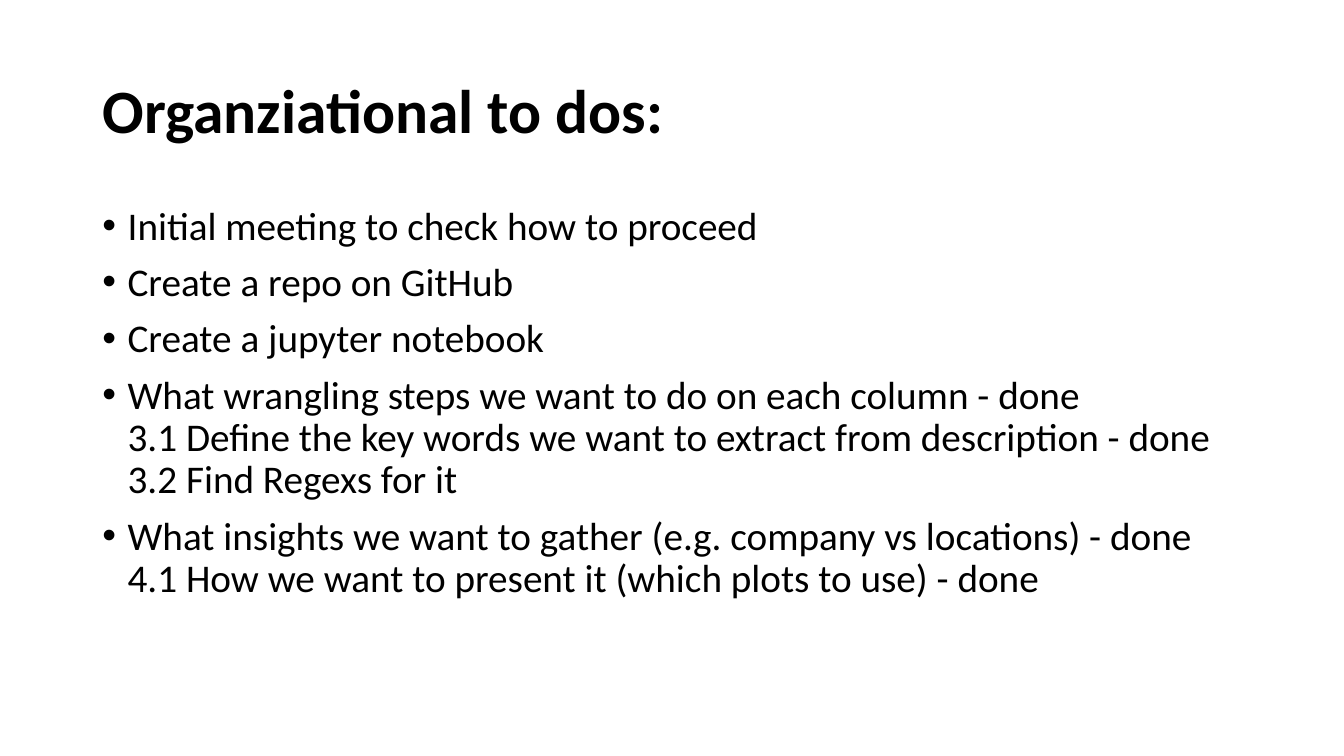
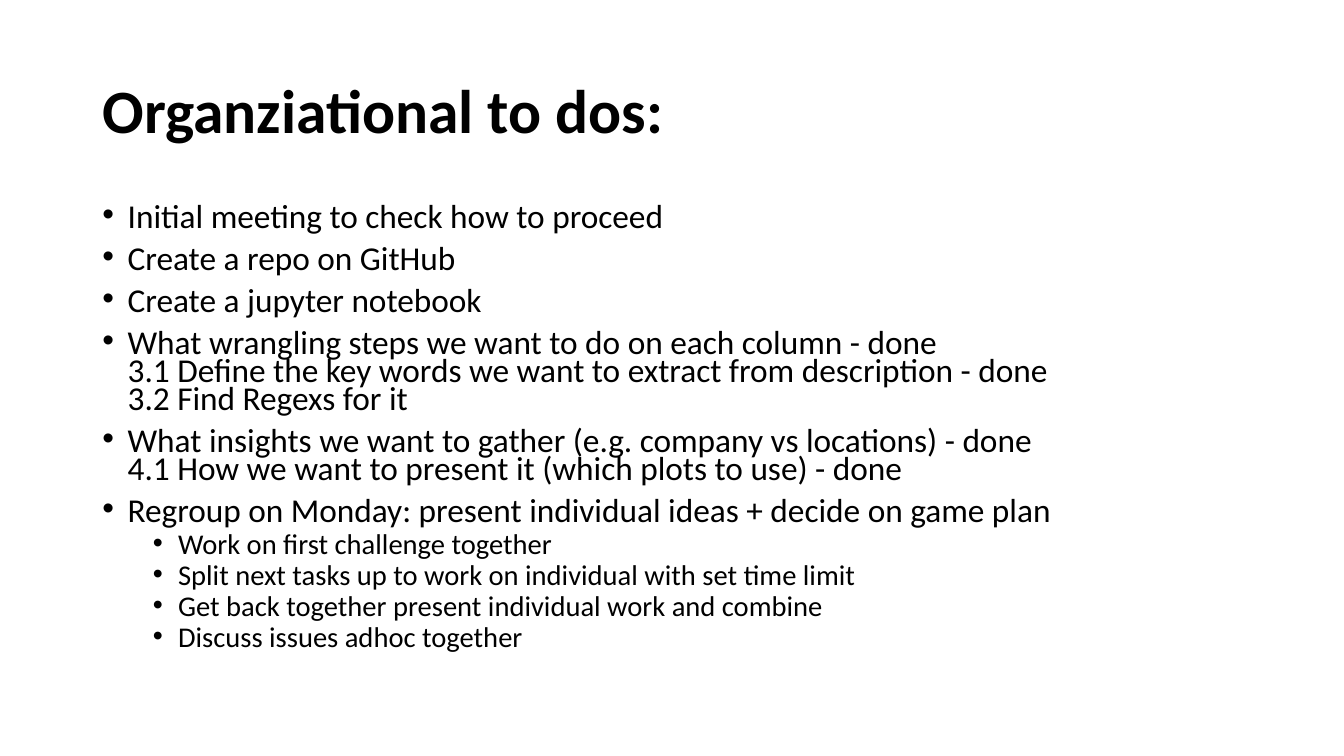
Before and after one commit to JosephineBiedermann/GroupProject1, a slide deck: slide 2 of Project1Presentation.pptx. Drawn at 1344x756 pixels with LibreOffice and Linux fonts; fonts in the diff are those of the drawing. Boxes give left, top, right and bottom in pixels: in the first picture for what was removed or moved away, otherwise in the second. Text is boxed around its words. In the diff, an @@ line names an element or a change of style, - is before the commit and + after.

```diff
--- a/Project1Presentation.pptx
+++ b/Project1Presentation.pptx
@@ text at (128,205,1047,486): size 28 to 23.8 pt in "Initial meeting to check how to proceed", "Create a repo on GitHub", "Create a jupyter notebook", "What wrangling steps we want to do ..." and 1 more places; line spacing 0.9 to 0.7 @@
@@ text at (128,499,1051,652): paragraphs added @@
+• Regroup on Monday: present individual ideas + decide on game plan
+  • Work on first challenge together
+  • Split next tasks up to work on individual with set time limit
+  • Get back together present individual work and combine
+  • Discuss issues adhoc together
```
Also in this commit, not shown: 1 slide added, 2 slides removed.
